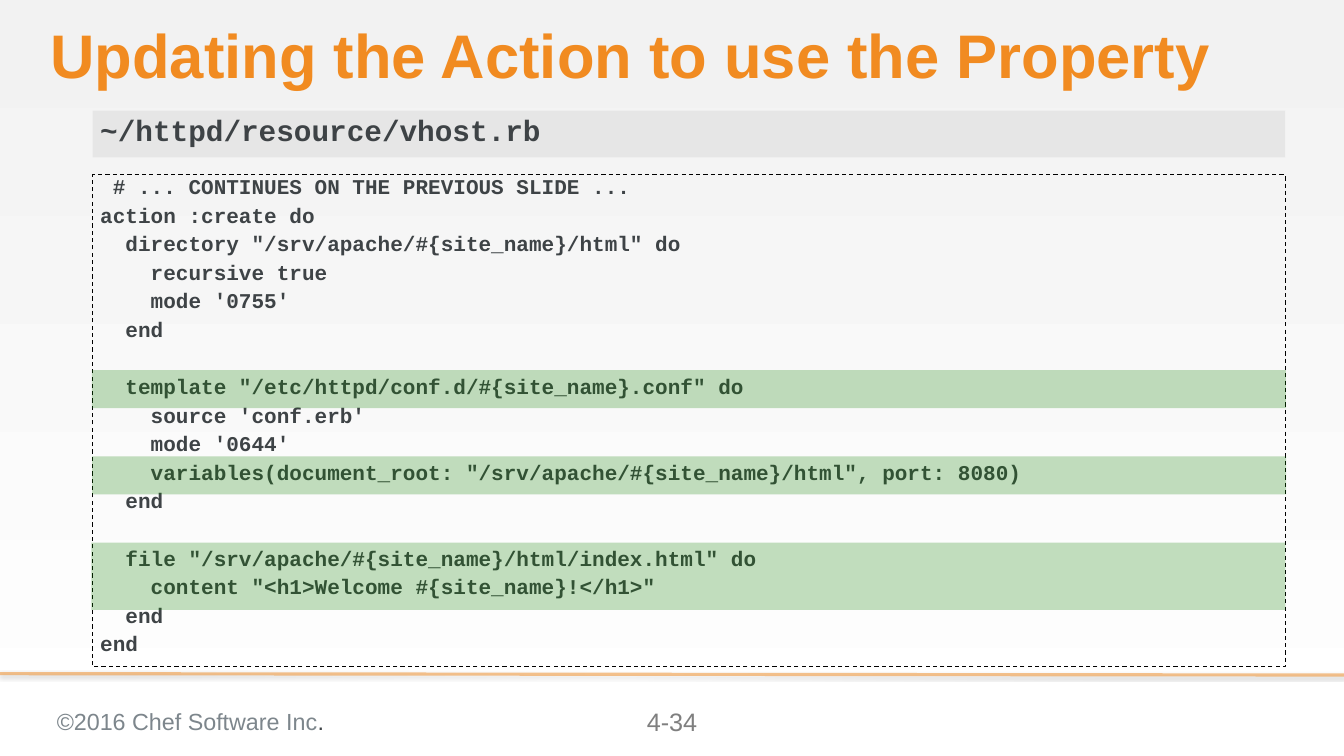
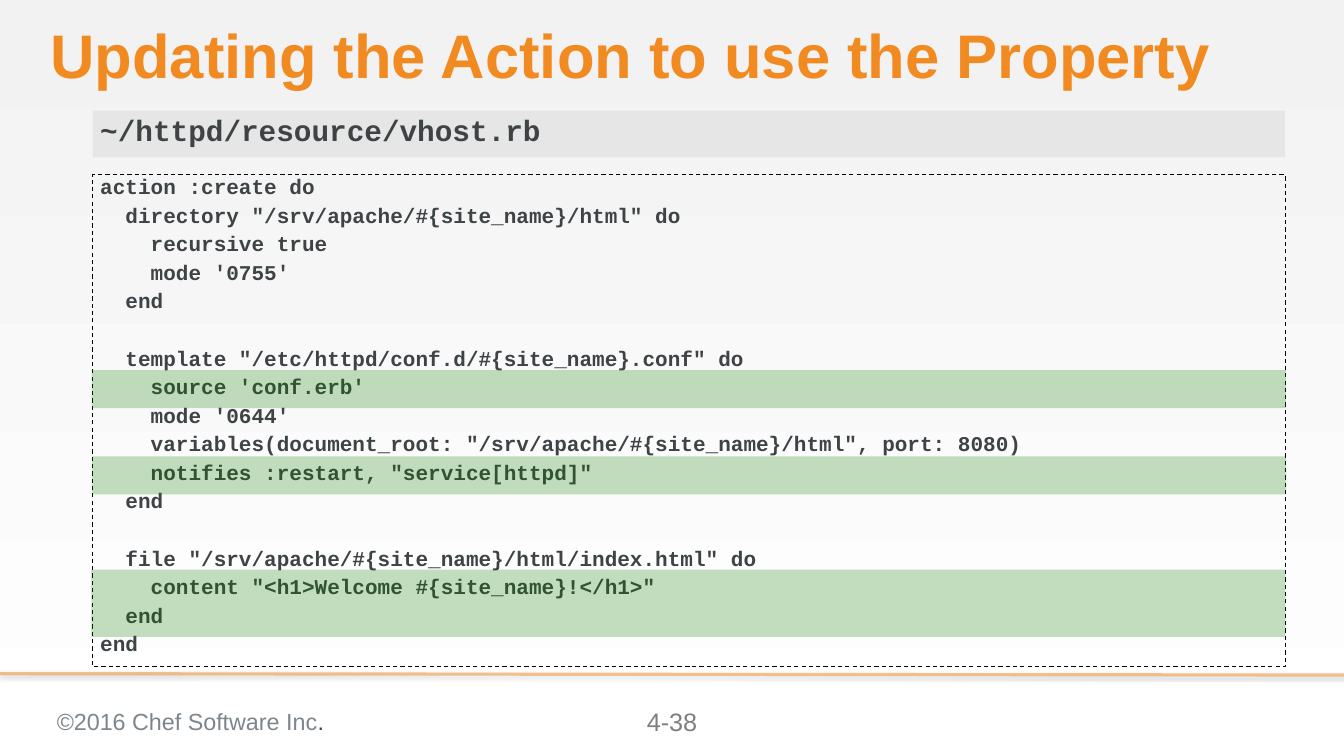
Before and after one commit to chef-training/extending_cookbooks, a slide deck: slide 38 of 04-creating_a_custom_resource.pptx (slide 34 before the commit). Drawn at 1344x756 pixels with LibreOffice and Linux fonts; fonts in the diff are those of the drawing; background and template pictures are left out. Boxes give left, top, right and bottom in pixels: in the first picture for what was removed or moved away, otherwise in the second. Text is boxed around its words. In the diff, an @@ line names an element or a change of style, - is before the commit and + after.

Commit message:
Updates to modue 04 - conceptual slides
* Adds slides that talks about the resource collection and
  sub-resource collections
* Adds slides that talks about the property language
* Updates to the exercises for readability
* Adds quick explanation about how the welcome conf got there

```diff
--- a/04-creating_a_custom_resource.pptx
+++ b/04-creating_a_custom_resource.pptx
@@ text at (x1=189, y1=180, x2=579, y2=194): paragraph removed @@
-# ... CONTINUES ON THE PREVIOUS SLIDE ...
@@ text at (x1=151, y1=465, x2=592, y2=485): paragraph added @@
+notifies :restart, "service[httpd]"
@@ rectangle moved from (x1=91, y1=543, x2=1285, y2=610) to (x1=91, y1=570, x2=1285, y2=637) @@
@@ page number at (x1=647, y1=713, x2=697, y2=731): text changed @@
-4-34
+4-38
```
Also in this commit, not shown: 7 other slides changed, 8 slides added.
